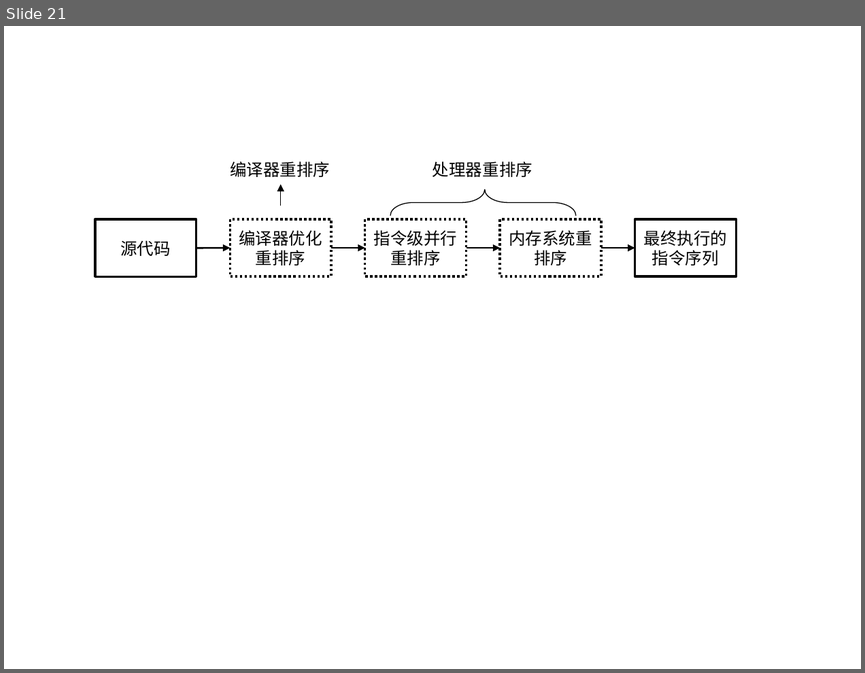
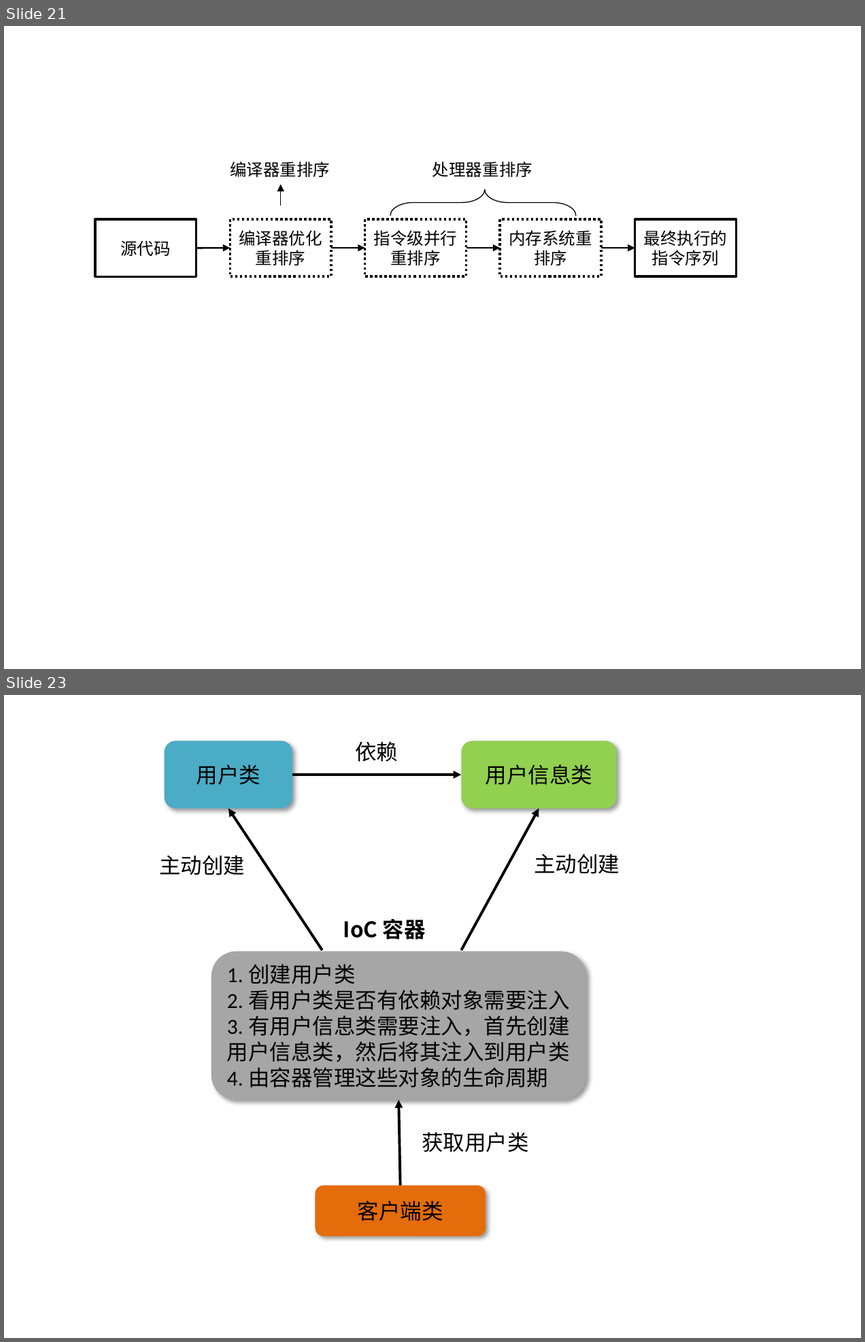
Before and after one commit to str818/Personal-Notes, a slide deck: assets/pic.pptx. Shown one above the other, each under a label of ours: slide 21 before the commit, slides 21 and 23 after it; the slides between them are not shown. The pictures are 865x673 and 865x1342 pixels, drawn with LibreOffice and Linux fonts; fonts in the diff are those of the drawing. Boxes give left, top, right and bottom in pixels: in the first picture for what was removed or moved away, otherwise in the second. Text is boxed around its words. In the diff, an @@ line names an element or a change of style, - is before the commit and + after.

```diff
--- a/assets/pic.pptx
+++ b/assets/pic.pptx
@@ slide 23 added at [4, 695, 861, 1338], background #FFFFFF @@
@@ rounded rectangle added at [164, 741, 293, 809], fill #4BACC6, 18 pt, text #000000 @@
+用户类
@@ text added at [355, 741, 398, 762], 18 pt, text #000000 @@
+依赖
@@ rounded rectangle added at [462, 741, 617, 809], fill #92D050, 18 pt, text #000000 @@
+用户信息类
@@ arrow added from (293, 775) to (462, 775), #000000 2.25 pt @@
@@ arrow added from (322, 950) to (228, 808), #000000 2.25 pt @@
@@ arrow added from (462, 950) to (538, 808), #000000 2.25 pt @@
@@ text added at [159, 855, 245, 875], 18 pt, text #000000 @@
+主动创建
@@ text added at [534, 853, 619, 874], 18 pt, text #000000 @@
+主动创建
@@ text added at [343, 919, 426, 939], 18 pt, text #000000, bold @@
+IoC 容器
@@ rounded rectangle added at [211, 951, 586, 1100], fill #A6A6A6, 18 pt, text #000000 @@
+1. 创建用户类
+2. 看用户类是否有依赖对象需要注入
+3. 有用户信息类需要注入，首先创建用户信息类，然后将其注入到用户类
+4. 由容器管理这些对象的生命周期
@@ arrow added from (400, 1185) to (399, 1100), #000000 2.25 pt @@
@@ text added at [422, 1132, 529, 1152], 18 pt, text #000000 @@
+获取用户类
@@ rounded rectangle added at [315, 1185, 485, 1236], fill #E46C0A, 18 pt, text #000000 @@
+客户端类
```
Also in this commit, not shown: 1 other slide added.
